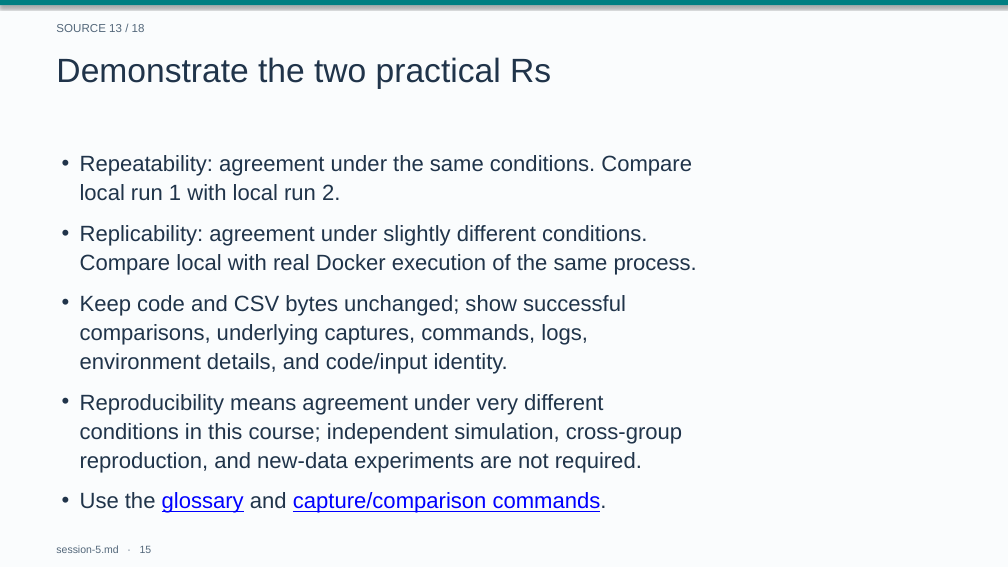
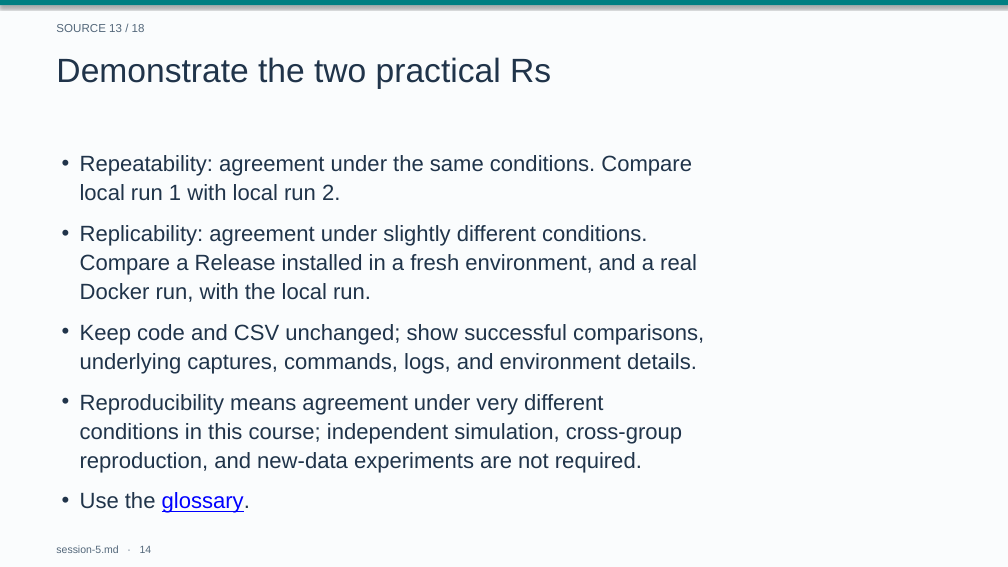
Before and after one commit to drweihungpan-lab/3R-teaching, a slide deck: slide 14 of materials/slides/session-5.pptx (slide 15 before the commit). Drawn at 1008x567 pixels with LibreOffice and Linux fonts; fonts in the diff are those of the drawing. Boxes give left, top, right and bottom in pixels: in the first picture for what was removed or moved away, otherwise in the second. Text is boxed around its words. In the diff, an @@ line names an element or a change of style, - is before the commit and + after.

```diff
--- a/materials/slides/session-5.pptx
+++ b/materials/slides/session-5.pptx
@@ text at <box>80,225,697,302</box>: text changed @@
-• Replicability: agreement under slightly different conditions.
-  Compare local with real Docker execution of the same process.
+• Replicability: agreement under slightly different conditions.
+  Compare a Release installed in a fresh environment, and a real
+  Docker run, with the local run.
@@ text at <box>80,324,704,374</box>: text changed @@
-• Keep code and CSV bytes unchanged; show successful
-  comparisons, underlying captures, commands, logs,
-  environment details, and code/input identity.
+• Keep code and CSV unchanged; show successful comparisons,
+  underlying captures, commands, logs, and environment details.
@@ text at <box>80,492,250,513</box>: text changed @@
-• Use the glossary and capture/comparison commands.
+• Use the glossary.
@@ text at <box>56,545,152,553</box>: text changed @@
-session-5.md · 15
+session-5.md · 14
```
Also in this commit, not shown: 16 other slides changed, 1 slide removed, 5 other files.
